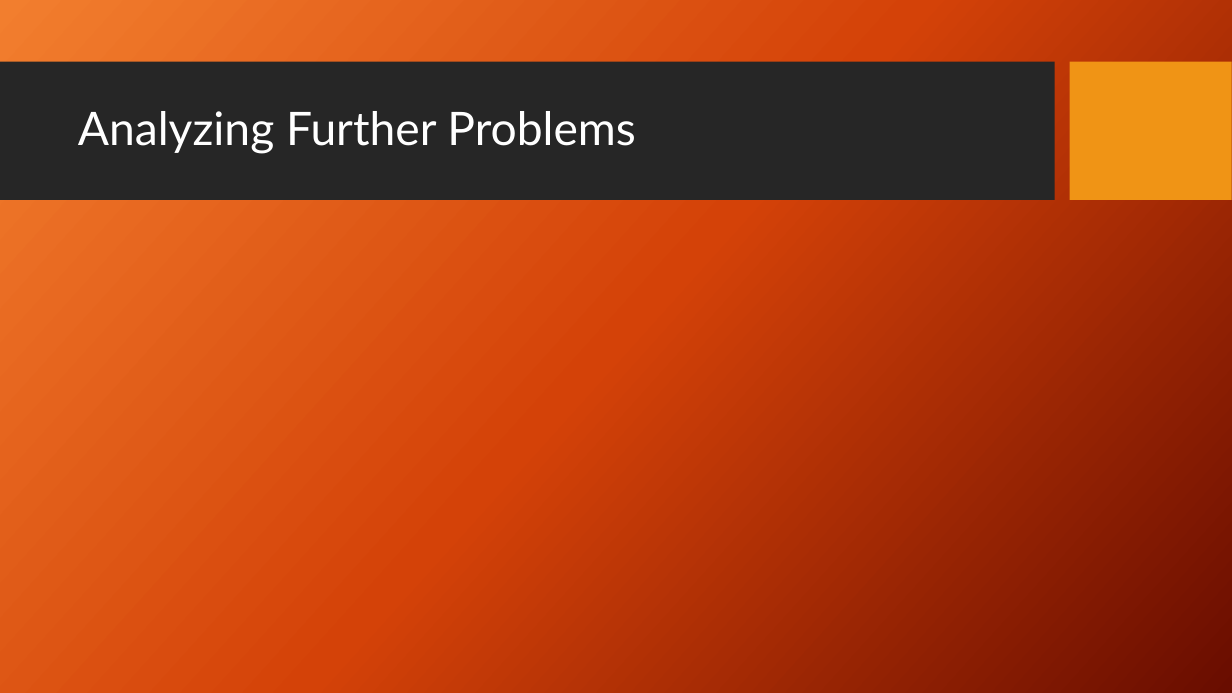
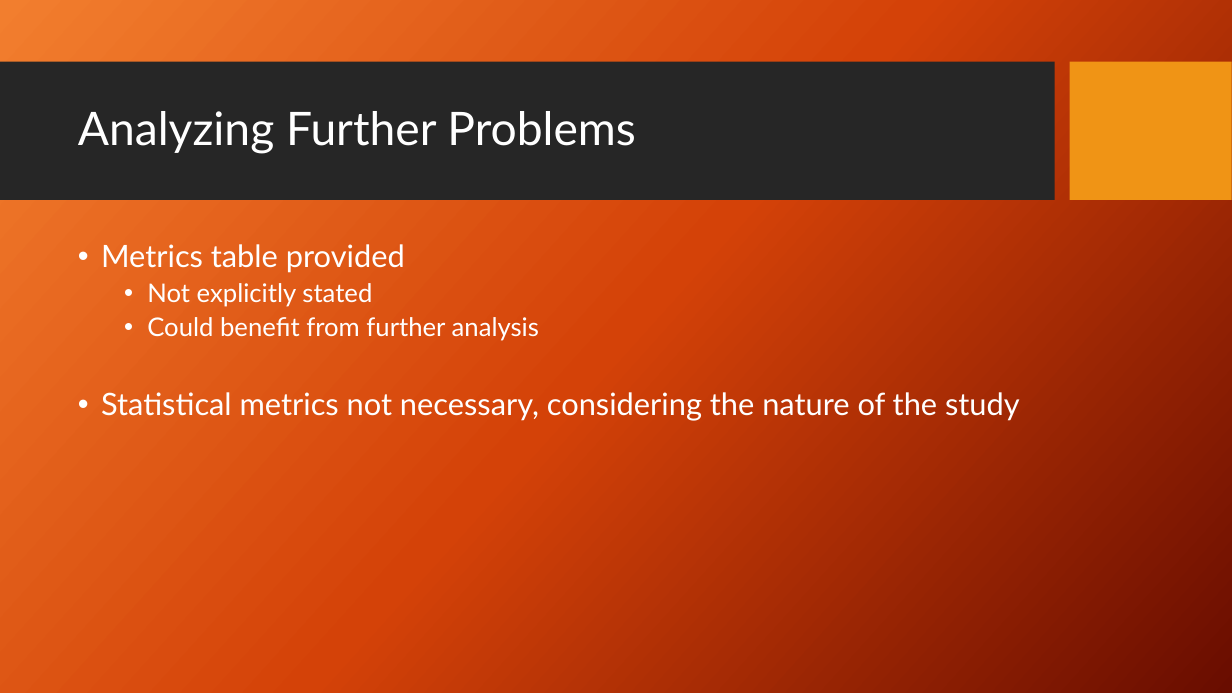
Before and after one commit to mazinator/expdes-assignment-2-group-24B, a slide deck: slide 4 of Presentation.pptx. Drawn at 1232x693 pixels with LibreOffice and Linux fonts; fonts in the diff are those of the drawing; background and template pictures are left out. Boxes give left, top, right and bottom in pixels: in the first picture for what was removed or moved away, otherwise in the second. Text is boxed around its words. In the diff, an @@ line names an element or a change of style, - is before the commit and + after.

```diff
--- a/Presentation.pptx
+++ b/Presentation.pptx
@@ text added at [101,244,1020,421], 24 pt, text #FFFFFF @@
+• Metrics table provided
+  • Not explicitly stated
+  • Could benefit from further analysis
+• Statistical metrics not necessary, considering the nature of the study
```
Also in this commit, not shown: 1 other slide changed, 1 slide added.
